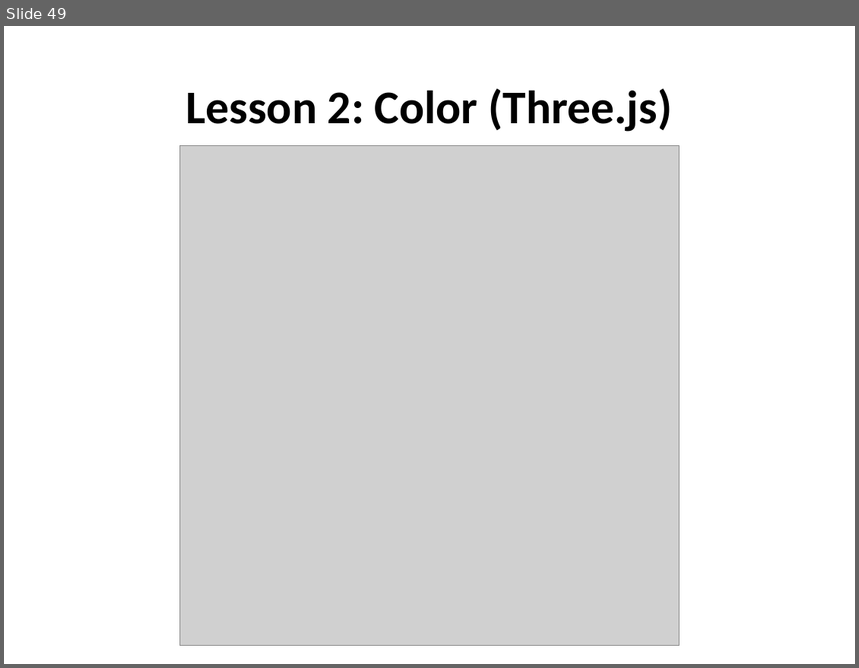
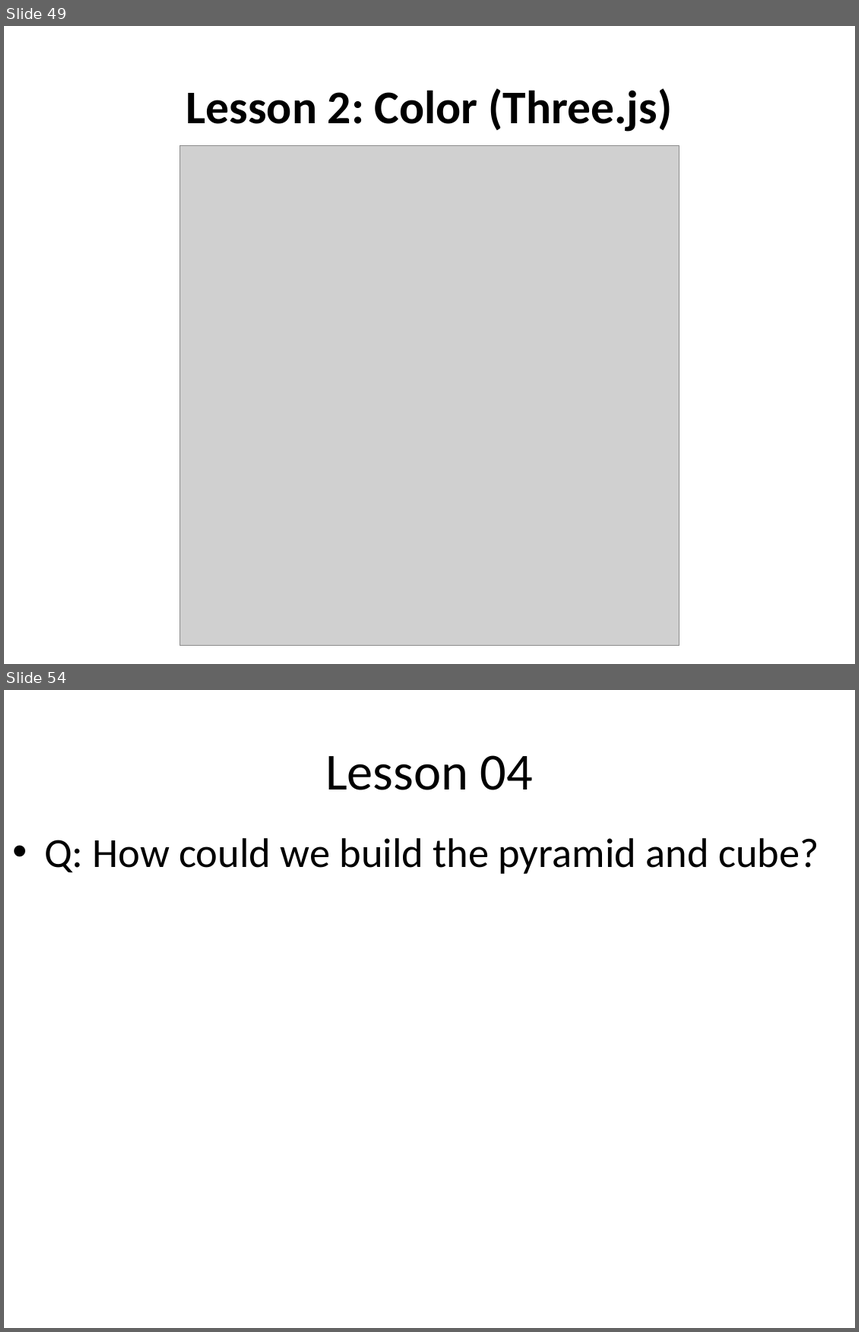
Before and after one commit to uva-graphics/webgl, a slide deck: slides.pptx. Shown one above the other, each under a label of ours: slide 49 before the commit, slides 49 and 54 after it; the slides between them are not shown. The pictures are 859x668 and 859x1332 pixels, drawn with LibreOffice and Linux fonts; fonts in the diff are those of the drawing; grey boxes stand for pictures. Boxes give left, top, right and bottom in pixels: in the first picture for what was removed or moved away, otherwise in the second. Text is boxed around its words. In the diff, an @@ line names an element or a change of style, - is before the commit and + after.

```diff
--- a/slides.pptx
+++ b/slides.pptx
@@ slide 54 added at (4, 690, 855, 1328), background #FFFFFF @@
@@ title added at (325, 755, 533, 790), 44 pt, text #000000 @@
+Lesson 04
@@ text added at (44, 838, 819, 874), 35 pt, text #000000 @@
+• Q: How could we build the pyramid and cube?
```
Also in this commit, not shown: 14 other slides added, 1 slide removed, 1 other file.
